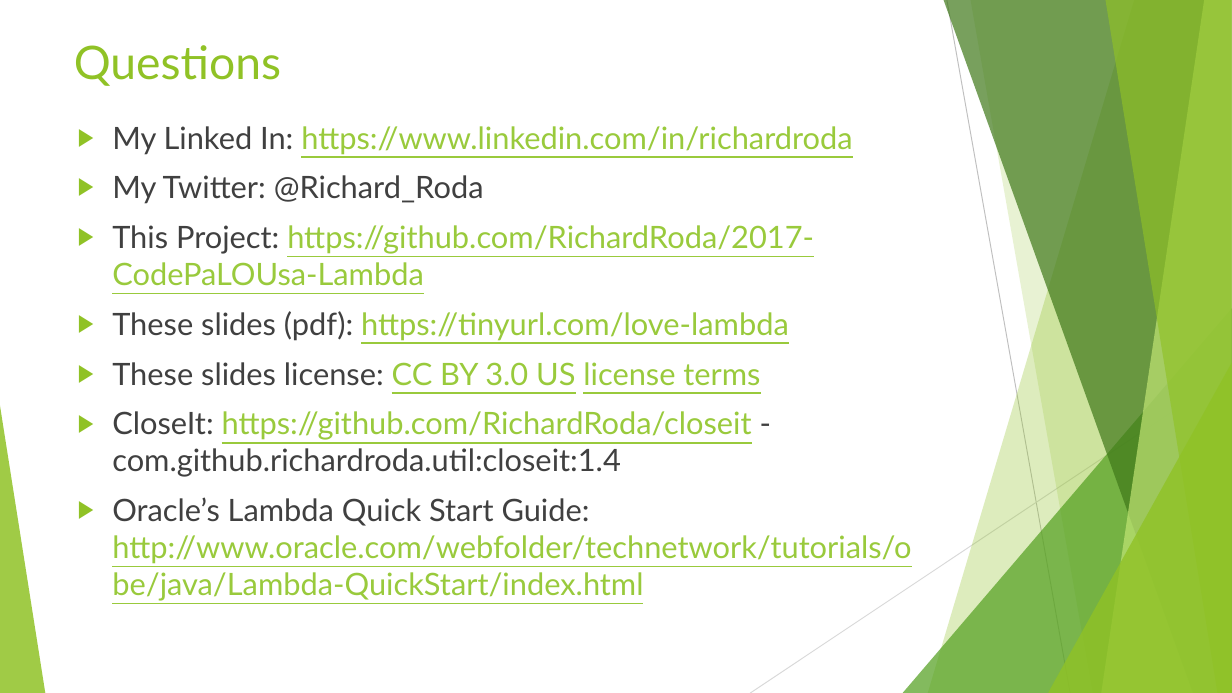
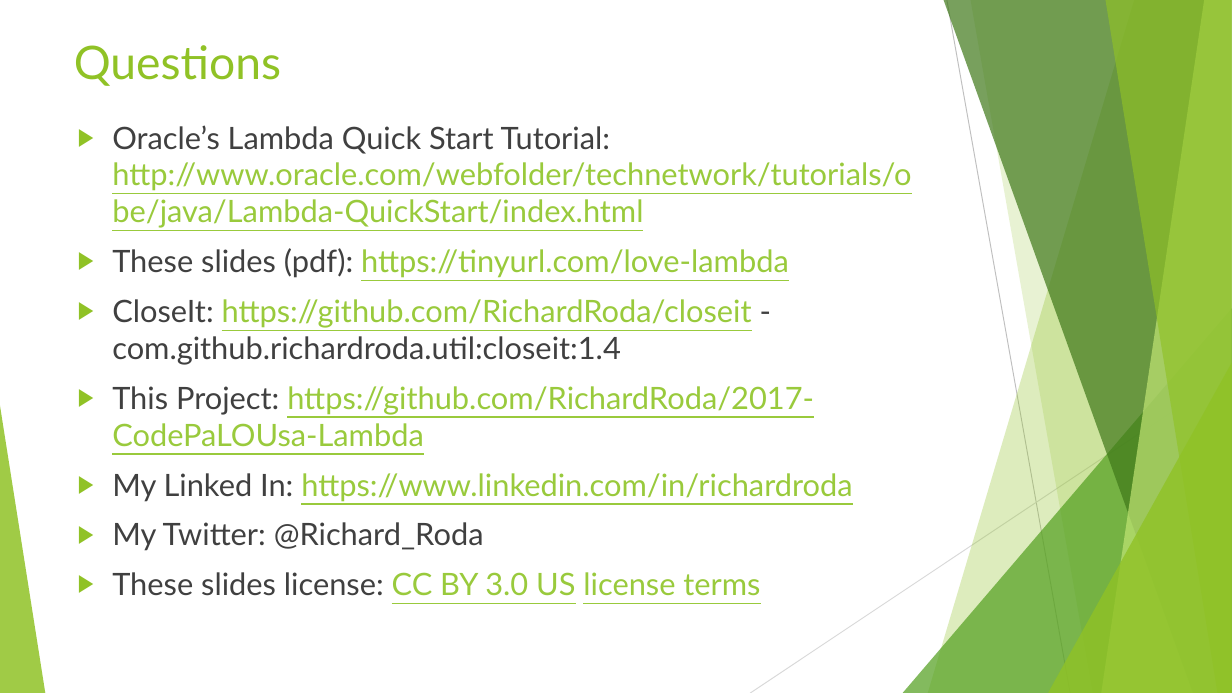
Before and after one commit to RichardRoda/2017-CodePaLOUsa-Lambda, a slide deck: slide 53 of Learning to Love the Lambda in the Stream.pptx (slide 54 before the commit). Drawn at 1232x693 pixels with LibreOffice and Linux fonts; fonts in the diff are those of the drawing. Boxes give left, top, right and bottom in pixels: in the first picture for what was removed or moved away, otherwise in the second. Text is boxed around its words. In the diff, an @@ line names an element or a change of style, - is before the commit and + after.

Commit message:
Place link to oracle's tutorial at the top of the questions slide.  Change the name on the slide from "Quick Start" to "Tutorial" to make it clear that it is a tutorial. Remove Code PaLOUsa sponsor slides.

```diff
--- a/Learning to Love the Lambda in the Stream.pptx
+++ b/Learning to Love the Lambda in the Stream.pptx
@@ text at bbox=[112, 125, 911, 447]: paragraphs added @@
+▶ Oracle’s Lambda Quick Start Tutorial: http://www.oracle.com/webfolder/technetwork/tutorials/obe/java/Lambda-QuickStart/index.html
+▶ These slides (pdf): https://tinyurl.com/love-lambda
+▶ CloseIt: https://github.com/RichardRoda/closeit - com.github.richardroda.util:closeit:1.4
+▶ This Project: https://github.com/RichardRoda/2017-CodePaLOUsa-Lambda
@@ text at bbox=[112, 225, 814, 341]: paragraphs removed @@
-▶ This Project: https://github.com/RichardRoda/2017-CodePaLOUsa-Lambda
-▶ These slides (pdf): https://tinyurl.com/love-lambda
@@ text at bbox=[112, 411, 911, 601]: paragraphs removed @@
-▶ CloseIt: https://github.com/RichardRoda/closeit - com.github.richardroda.util:closeit:1.4
-▶ Oracle’s Lambda Quick Start Guide: http://www.oracle.com/webfolder/technetwork/tutorials/obe/java/Lambda-QuickStart/index.html
```
Also in this commit, not shown: 1 slide removed, 1 other file.
